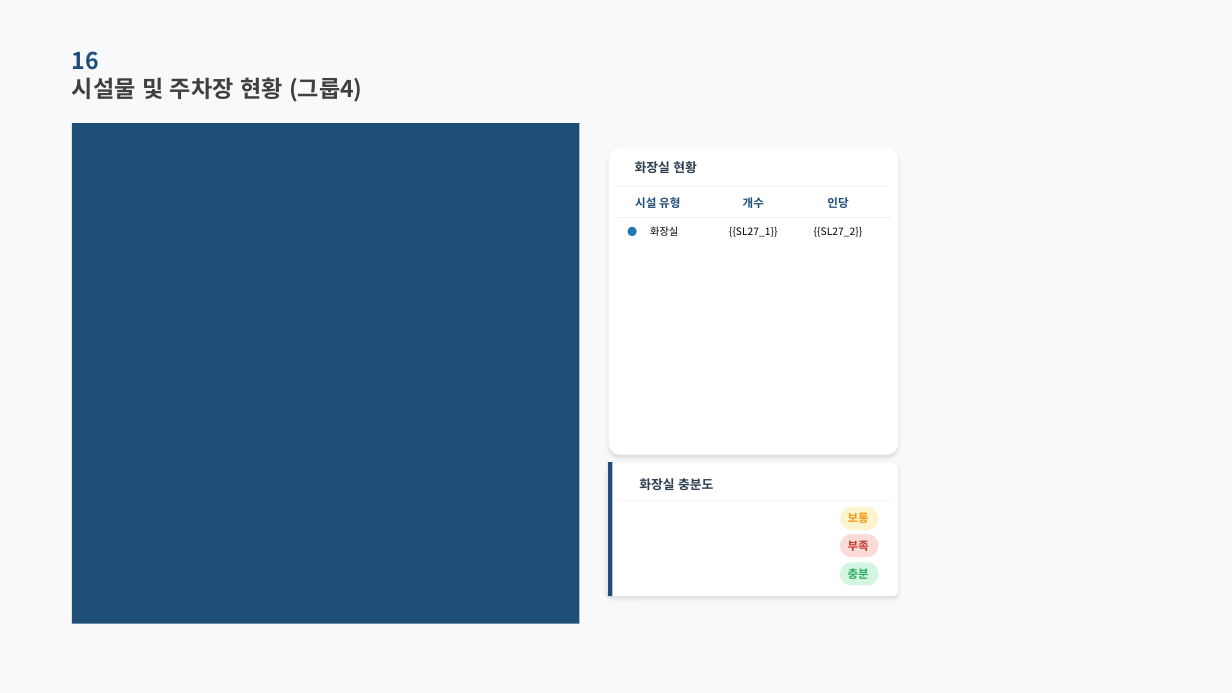
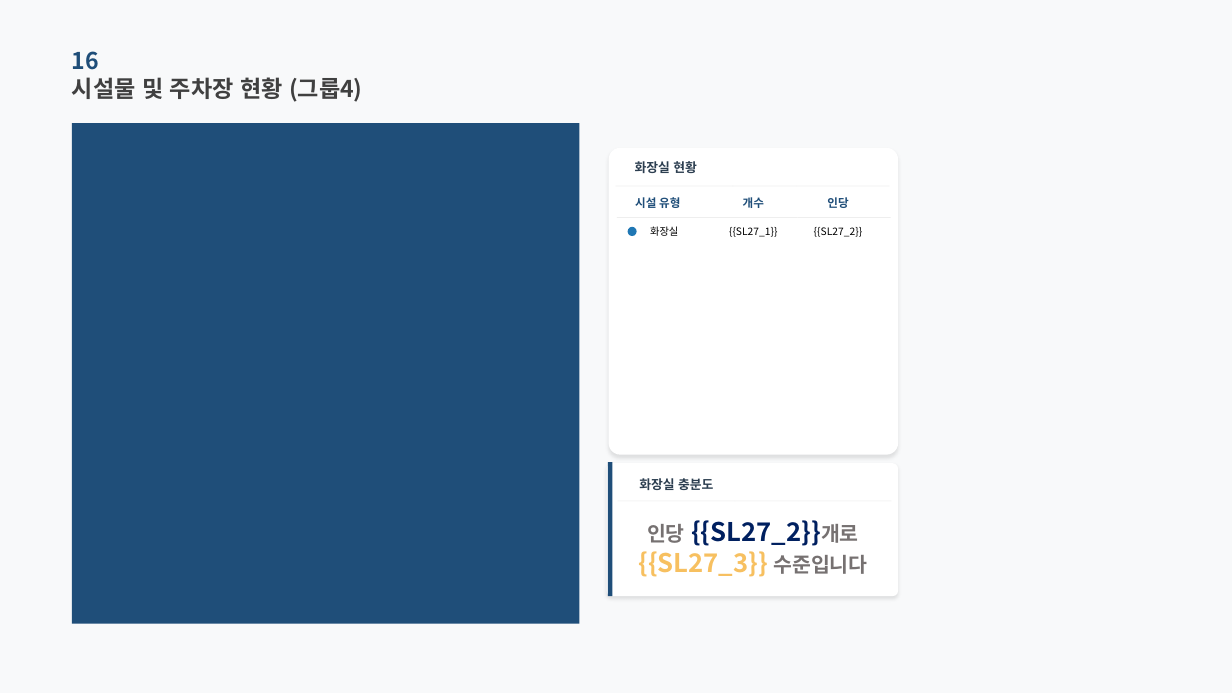
Before and after one commit to roddms/auto-report, a slide deck: slide 27 of template/master_pretendard.pptx. Drawn at 1232x693 pixels with LibreOffice and Linux fonts; fonts in the diff are those of the drawing; background and template pictures are left out. Boxes give left, top, right and bottom in pixels: in the first picture for what was removed or moved away, otherwise in the second. Text is boxed around its words. In the diff, an @@ line names an element or a change of style, - is before the commit and + after.

```diff
--- a/template/master_pretendard.pptx
+++ b/template/master_pretendard.pptx
@@ rounded rectangle removed at box(840, 507, 879, 531) @@
@@ text added at box(638, 520, 867, 577), 20 pt, text #002060, bold @@
+인당 {{SL27_2}}개로
+{{SL27_3}} 수준입니다
@@ rounded rectangle removed at box(840, 534, 879, 557) @@
@@ text removed at box(848, 512, 869, 523) @@
-보통
@@ rounded rectangle removed at box(840, 563, 879, 586) @@
@@ text removed at box(848, 540, 869, 551) @@
-부족
@@ text removed at box(848, 568, 869, 579) @@
-충분
```
Also in this commit, not shown: 2 other slides changed, 14 other files.
